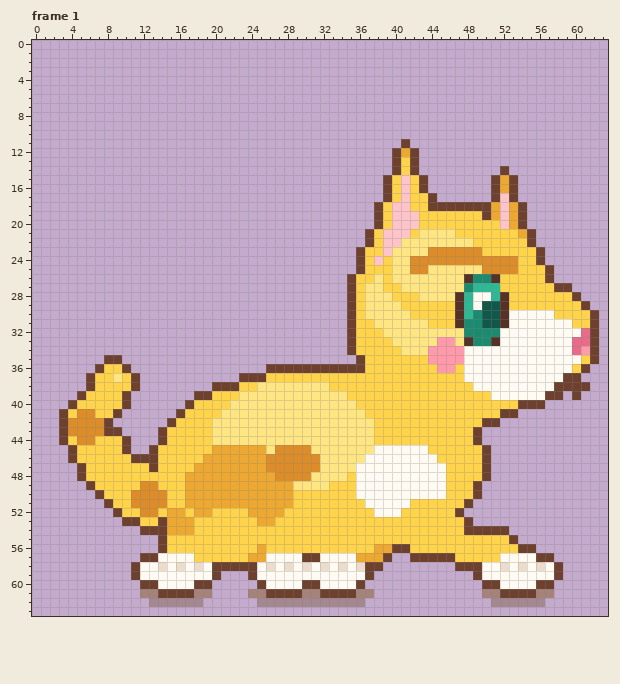
Two versions of one pixel-art file, assets/pixel/cat/walk.aseprite. The picture above is the old version.
64x64 pixels, 8 frames. Shown: frame 1. The commit also changed other frames, which this record leaves out.
And afterwards:
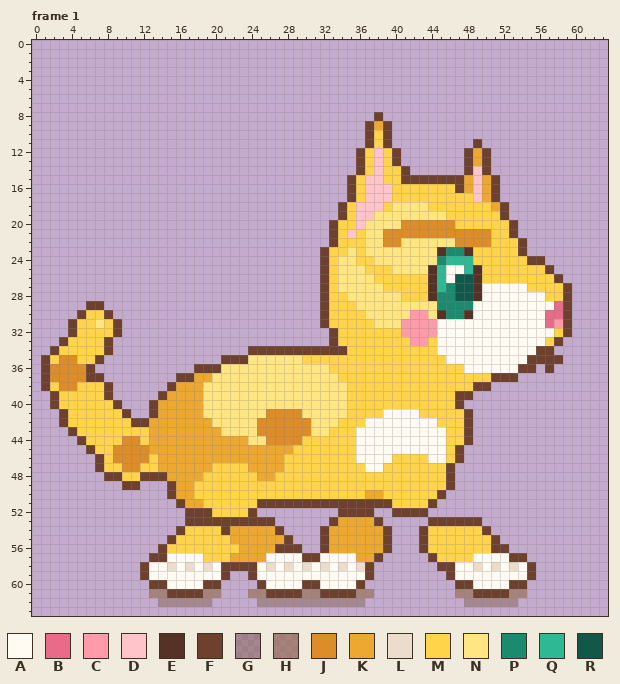
Palette (. is transparent): A #fffaf2  B #e86c8a  C #ff9aaa  D #ffc4ca  E #563226  F #6e402e  G #78563a69  H #946c4ea5  J #dc8c28  K #eca830  L #ecdccc  M #ffd44a  N #ffe682  P #1c8a6e  Q #2eb894  R #12584a
From old to new:
Changed rows in their new state; - is an unchanged pixel.
Frame 1, layer "pixel":
first column x 1:
 8 -------------------------------------F------------------------
 9 ------------------------------------FKF-----------------------
10 ------------------------------------FMF-----------------------
11 ------------------------------------FMF-.-------F-------------
12 -----------------------------------FMDM-..-----FKF------------
13 -----------------------------------FMDM-..-----FKF------------
14 -----------------------------------FMDMMF.-----FDF-.----------
15 ----------------------------------FMDDM-FF-FFFFKDK-..---------
16 ----------------------------------FMDDD-M-MMMMFKDK-..---------
17 ----------------------------------FMDDD-M--MMMMMDK-..---------
18 ---------------------------------FMDDD-NNNNMMMMMMM-F..--------
19 ---------------------------------FMDDNNNNNNNN----MMF..--------
20 --------------------------------FMMDNNNNJJJJJJ-----MF.--------
21 --------------------------------FMDMNNJJJJJJJJJJJJ--F..-------
22 --------------------------------FMMMNNJJ------JJJJ---F.-------
23 -------------------------------FMMNMNNN----NEPPEM----F..------
24 -------------------------------FMNNM-NN--NNNPQQQMMMMM-F-------
25 -------------------------------FMNNN-----NNEQAAQEMMMM---------
26 -------------------------------FMNNNNM-MMMMEQARREMM-----MF----
27 -------------------------------FMNNN----MMMEQPRREAAAAA---M----
28 -------------------------------FMMNN---N--MEPPRRE-AAAAAA--F.--
29 -----FF------------------------FMMMN----NNNNPPPP-AAAAAAAABF..-
30 ----FMMF-----------------------FMMM------CCNEPPEAAAA----BBF...
31 ---FMMNMF----------------------FMMM-----CCCCAAAAAAAA----BCF...
32 ---FMMMMF-----------------------FMM---MMCCCCAAAAAAA------MF...
33 --FMMMMF------------------------FMM----MMCCMAAAAAAA-----MF....
34 -FMMMMMF---------------FFFFFFFFFFFM-----MMMMAAA--------FF.....
35 FMJJMMF..-----------FFFNNNNNNMMMMMMM-------MMAA-------FFFF....
36 FJJJJF....-------FFFNNNNNNNNNNNNMMMM--------MM-------FF.F....-
37 FJJJJ-F....----FFKKNNNNNNNNNNNNNN--------------MMMFFF.......--
38 FMJJMM-F...---FKKKNNNNNN--------NN--------------FF...........-
39 -FMMM--F..---FKKKKNNNN------------------------FF..........-.--
40 -FMM----F.--FKKKKKNNN-------------M-----------F.........------
41 ----MM--MF--FKKKKKNN-----JJJJ-----MM--AAAA-----F.....---------
42 ---MMMMMMMFFKKKKKKK-----JJJJJJ---MMMAAAAAAAA---F...-----------
43 --.FMMMMMMMMKKKKKKKK----JJJJJJ--MMMAAAAAAAAAA--F.-------------
44 --..FM---JJMKKKKKKKKKKK--JJJJMMMMMMAAAAAAAAAA--F.-------------
45 ---..F--JJJJKKKKKKK------KKKMMMMMMMAA------AA-F...------------
46 ---...F-JJJJMKKKKK-------KKMMMMMMMMA---MMMM-A-F...------------
47 ----..F--JJ-MKKKK--MMMM--KKMMMMMMMMM--MMMMMMMF....------------
48 ----...FF--FFFKK--MMMMMM--MMMMMMMM-MMMMMMMMMMF....------------
49 -----....FF...FK-MMMMMMMMMMMMMMM---MMMMMMMMMMF...-------------
50 ------........FK-MMMMMMMMMMM-------MKKMMMMMMF....-------------
51 -------........F--MMMMMMFFFFFFFFFFFFFFFMM--F....--------------
52 --------........FFF----F.........FFFF..FFFF....---------------
53 ---------.......FFFFFFFFFF......FKKKKF.....FFFF-F-------------
54 -----------....FM---FKKKKKF....FKKKKKKF...F----MM-..----------
55 -------------.F------KKKKKKF...FKKKKKKF...F-------F..---------
56 ----------------------KK-KFFF..FKKKKK-F...F-------FF...-------
57 -----------.-F---A---KK--------------F.--..-MM--AAA-FF...-----
58 ----------.F-ALALALA-----------------.------FFAAL-LALAF...----
59 ----------.F-------AF------------------------FAAA-----F...----
60 -----------.-F---A-F--------------------------FFAAA-FF...-----
61 -----------.-H---F-H--------------------------HHFFF-HH...-----
62 ------------.-----G----------------------------GGG---...------
Pixel boxes of the changes (left, top, right, bottom) in both pictures:
changed: (41, 112, 599, 607)
